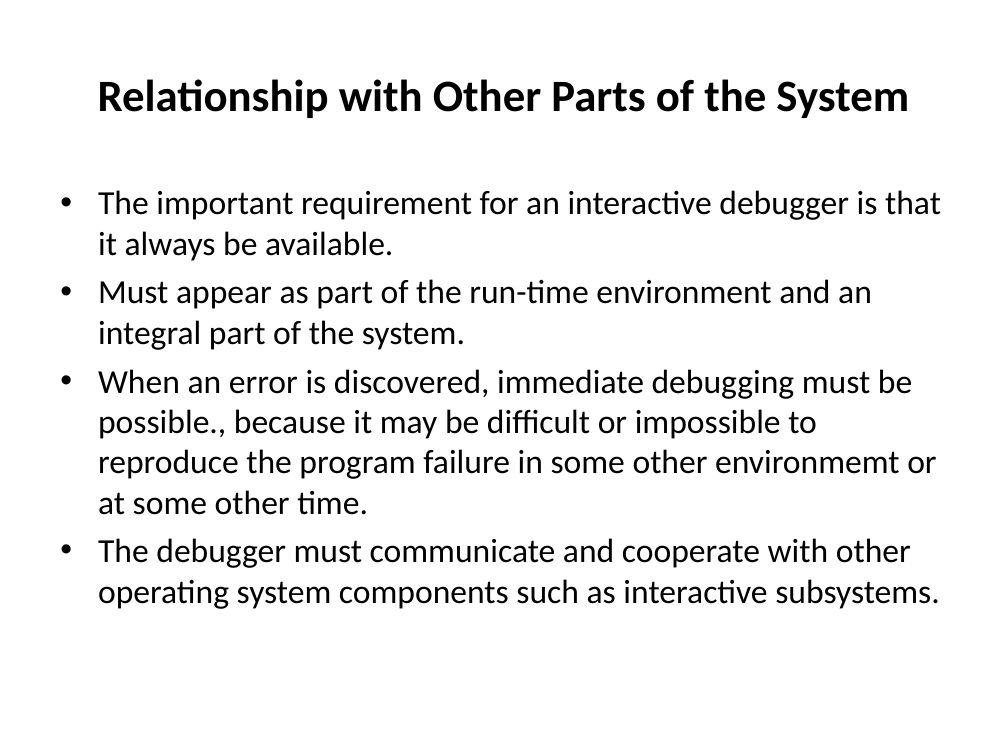
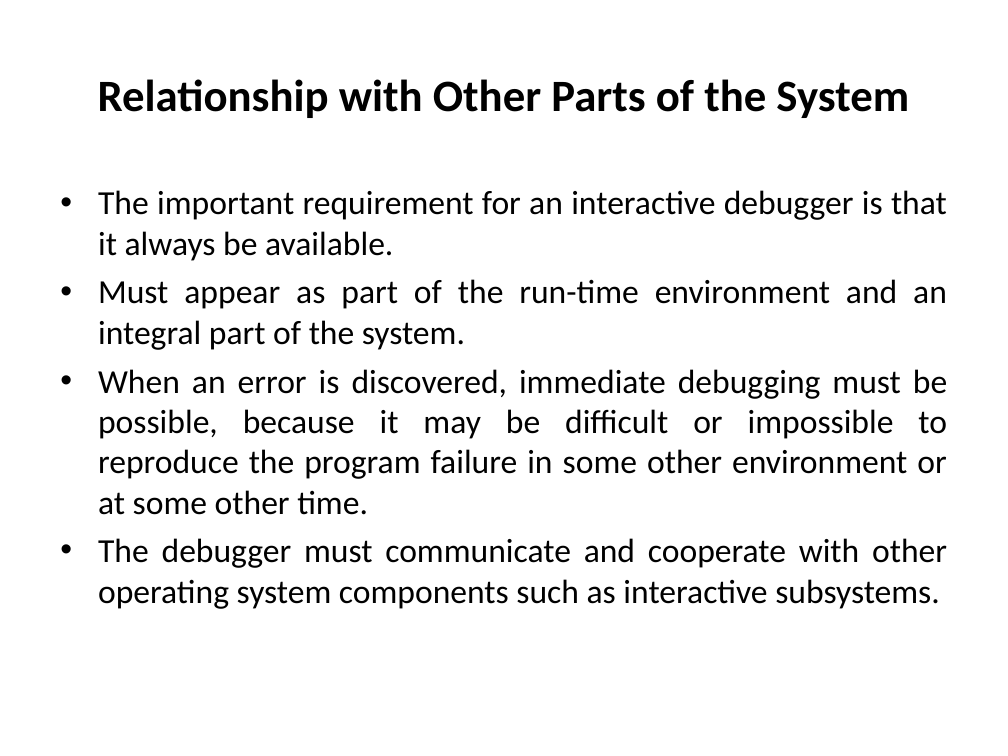
Before and after one commit to kazimsayed954/S5, a slide deck: slide 35 of 02. System Software/Sir's PPTs/6. Editors and Debuggers.ppt (slide 33 before the commit). Drawn at 1008x756 pixels with LibreOffice and Linux fonts; fonts in the diff are those of the drawing. Boxes give left, top, right and bottom in pixels: in the first picture for what was removed or moved away, otherwise in the second. Text is boxed around its words. In the diff, an @@ line names an element or a change of style, - is before the commit and + after.

```diff
--- a/02. System Software/Sir's PPTs/6. Editors and Debuggers.ppt
+++ b/02. System Software/Sir's PPTs/6. Editors and Debuggers.ppt
@@ text at [98,190,947,609]: alignment left to justified @@
@@ text at [98,369,947,515]: text changed @@
-• When an error is discovered, immediate debugging must be possible., because it may be difficult or impossible to reproduce the program failure in some other environmemt or at some other time.
+• When an error is discovered, immediate debugging must be possible, because it may be difficult or impossible to reproduce the program failure in some other environment or at some other time.
```
Also in this commit, not shown: 46 other slides changed, 3 slides added, 1 other file.
